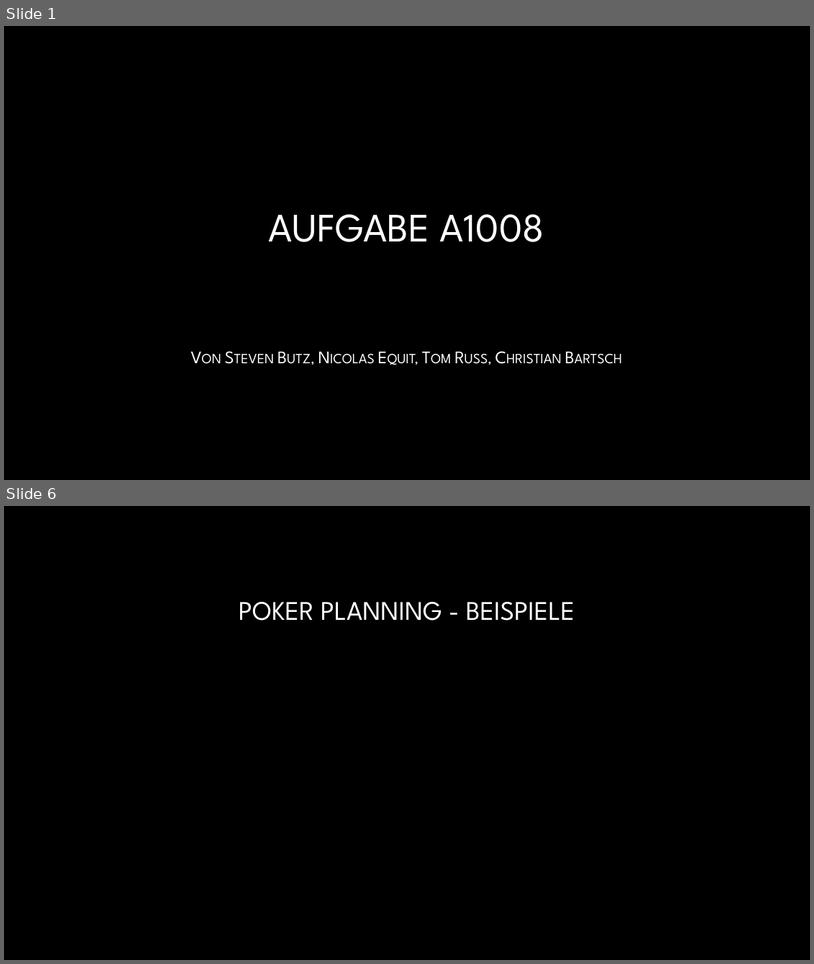
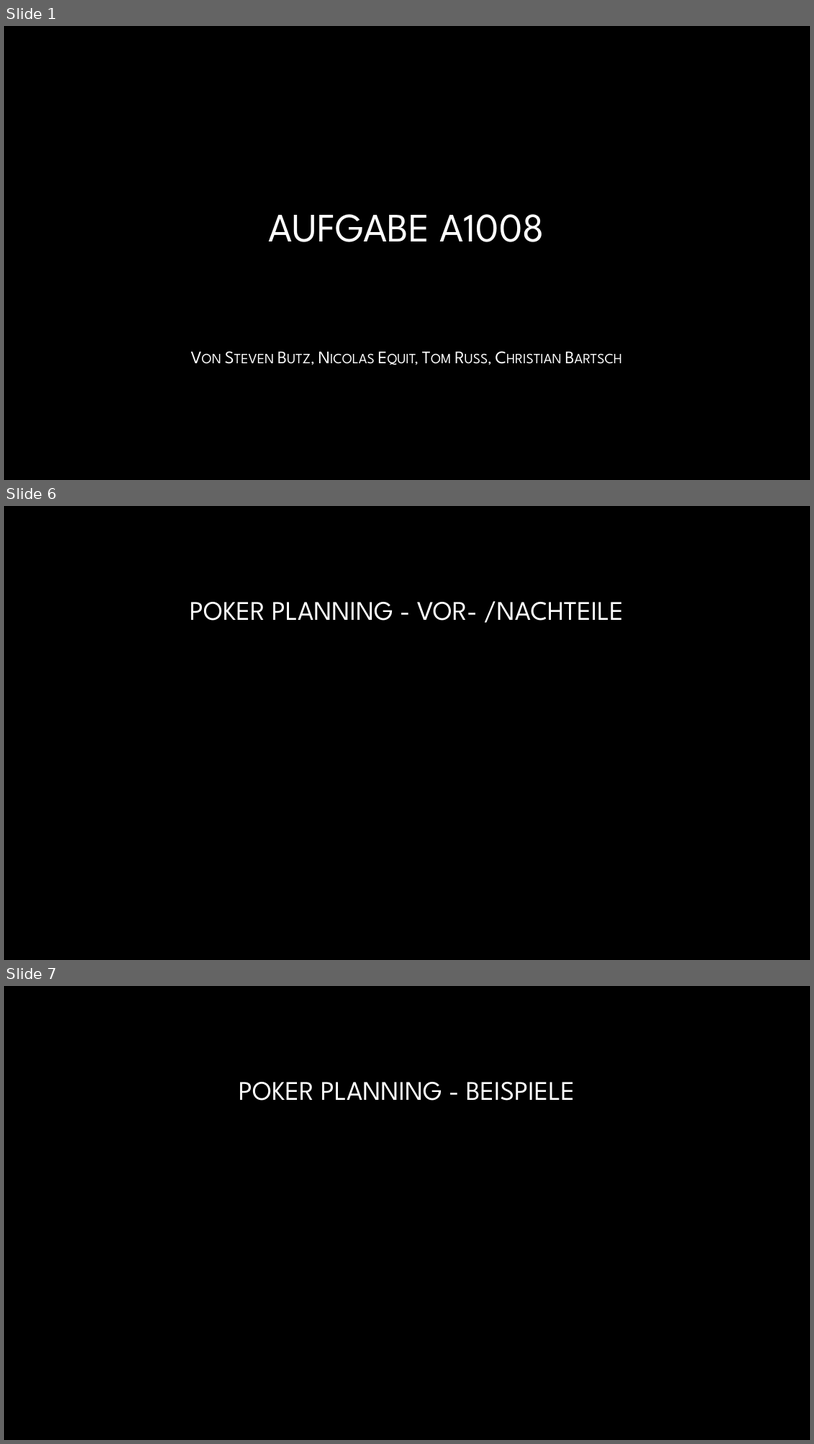
Before and after one commit to JimmyJ0ee/Projektmanagement_Q2, a slide deck: a1008 (1).pptx. Shown one above the other, each under a label of ours: slides 1 and 6 before the commit, slides 1, 6 and 7 after it; the slides between them are not shown. The pictures are 814x964 and 814x1444 pixels, drawn with LibreOffice and Linux fonts; fonts in the diff are those of the drawing; background and template pictures are left out. Boxes give left, top, right and bottom in pixels: in the first picture for what was removed or moved away, otherwise in the second. Text is boxed around its words. In the diff, an @@ line names an element or a change of style, - is before the commit and + after.

```diff
--- a/a1008 (1).pptx
+++ b/a1008 (1).pptx
@@ slide 6 added at [4,506,810,960], background picture (left out) @@
@@ title added at [190,601,624,623], 32 pt, text gradient #FFFFFF to #A6A6A6 @@
+POKER PLANNING - VOR- /NACHTEILE
@@ what was slide 6 is now slide 7 @@
```
Also in this commit, not shown: 4 slides changed, 1 other slide added, 3 slides removed.
